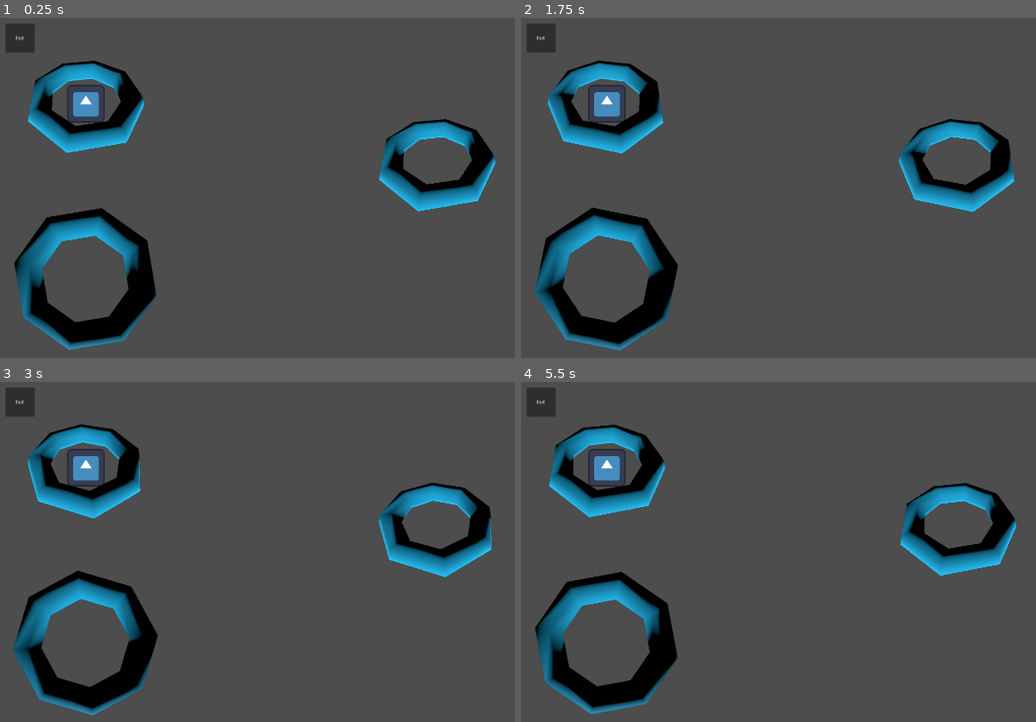
Above: before the commit, frames 1-4 (two rows, left to right).
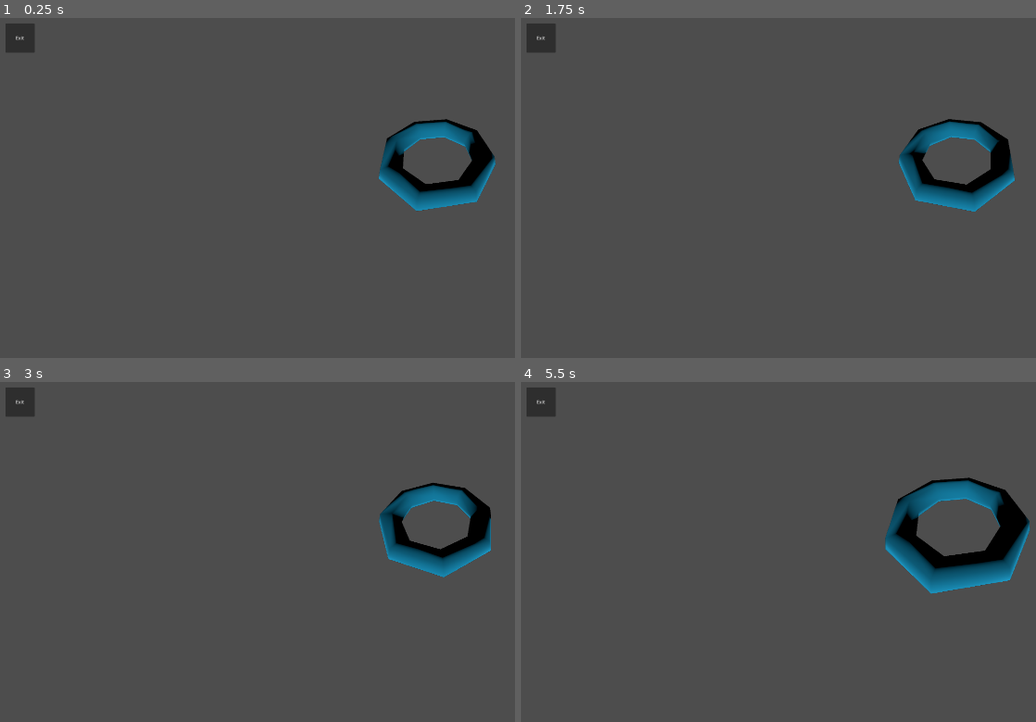
Above: after the commit, the same moments.

Repository: igna4hos/PuzzleGameGodot
Game: Godot game, scene res://scenes/main_level.tscn
Same seed, same stepped clock (60 frames per second), same inputs: the game is played once before the commit and once after it. This scene is started directly instead of the project's main scene. The engine's default icon, where the game draws it, is replaced by a stand-in: a white triangle on a blue panel in a dark square.
Inputs (mouse positions are in pixels of both pictures, inside the frame that each line leads up to):
- Up to frame 1 (0.25 s): no input
- Up to frame 2 (1.75 s): move the mouse to (outside the picture) at 0.52 s; click (outside the picture) at 0.67 s; drag from (742, 205) to (850, 256) at 1.27 s
- Up to frame 3 (3 s): move the mouse to (442, 477) at 2.02 s; click (442, 477) at 2.17 s; drag from (329, 620) to (144, 501) at 2.77 s
- Up to frame 4 (5.5 s): tap Enter at 3.5 s; move the mouse to (outside the picture) at 3.52 s; click (outside the picture) at 3.67 s; drag from (665, 501) to (778, 467) at 4.27 s; move the mouse to (927, 552) at 5.02 s; click (927, 552) at 5.17 s

The runs differ from the first frame. In frame 1, 11% of the frame differs, in the area x 2-97%, y 12-98%; in frame 2, 11%; in frame 3, 11%; in frame 4, 14%, in the area x 2-99%, y 12-98%.

Commit message:
#3: for one volumetric element - one scene

Diff:
--- a/scenes/DetailConnector.tscn
+++ b/scenes/DetailConnector.tscn
@@ -49,7 +49,7 @@
 }
 
 [sub_resource type="Animation" id="Animation_jlbs3"]
-resource_name = "scale_move"
+resource_name = " scale_move"
 length = 0.5
 tracks/0/type = "value"
 tracks/0/imported = false
@@ -71,43 +71,6 @@
 &"scale_move": SubResource("Animation_jlbs3")
 }
 
-[sub_resource type="Animation" id="Animation_884l8"]
-resource_name = "scale_move"
-length = 0.5
-tracks/0/type = "value"
-tracks/0/imported = false
-tracks/0/enabled = true
-tracks/0/path = NodePath("CSGTorus3D:scale")
-tracks/0/interp = 1
-tracks/0/loop_wrap = true
-tracks/0/keys = {
-"times": PackedFloat32Array(0, 0.5),
-"transitions": PackedFloat32Array(1, 1),
-"update": 0,
-"values": [Vector3(1, 1, 1), Vector3(1.2, 1.2, 1.2)]
-}
-
-[sub_resource type="Animation" id="Animation_830pk"]
-length = 0.001
-tracks/0/type = "value"
-tracks/0/imported = false
-tracks/0/enabled = true
-tracks/0/path = NodePath("CSGTorus3D:scale")
-tracks/0/interp = 1
-tracks/0/loop_wrap = true
-tracks/0/keys = {
-"times": PackedFloat32Array(0),
-"transitions": PackedFloat32Array(1),
-"update": 0,
-"values": [Vector3(1, 1, 1)]
-}
-
-[sub_resource type="AnimationLibrary" id="AnimationLibrary_y0lcg"]
-_data = {
-&"RESET": SubResource("Animation_830pk"),
-&"scale_move": SubResource("Animation_884l8")
-}
-
 [node name="DetailConnector" type="Node3D"]
 script = ExtResource("1_jlbs3")
 
@@ -120,8 +83,3 @@
 libraries = {
 &"": SubResource("AnimationLibrary_830pk")
 }
-
-[node name="ScaleMoveAnimation" type="AnimationPlayer" parent="."]
-libraries = {
-&"": SubResource("AnimationLibrary_y0lcg")
-}
--- a/scenes/main_level.tscn
+++ b/scenes/main_level.tscn
@@ -1,37 +1,11 @@
-[gd_scene load_steps=6 format=3 uid="uid://c4slayfoxyrq3"]
+[gd_scene load_steps=4 format=3 uid="uid://c4slayfoxyrq3"]
 
 [ext_resource type="Script" uid="uid://cx58mib1lyq6o" path="res://scripts/Gameplay/MainLevelController.gd" id="1_8ra5a"]
-[ext_resource type="Texture2D" uid="uid://dll4y08nyiuv" path="res://icon.svg" id="1_qmak7"]
 [ext_resource type="PackedScene" uid="uid://db1l5kacuv35m" path="res://scenes/DetailConnector.tscn" id="2_6we3w"]
-[ext_resource type="Script" uid="uid://nr1p1q3ewh" path="res://scripts/sub_viewport_container.gd" id="2_8ra5a"]
 [ext_resource type="Script" uid="uid://ddu2crcijv8ut" path="res://scripts/Gameplay/node_2d_move.gd" id="4_qmak7"]
 
 [node name="MainLevel" type="Node2D"]
 script = ExtResource("1_8ra5a")
-
-[node name="Sprite2D" type="Sprite2D" parent="."]
-position = Vector2(300, 300)
-texture = ExtResource("1_qmak7")
-script = ExtResource("2_8ra5a")
-
-[node name="SubViewportContainer" type="SubViewportContainer" parent="Sprite2D"]
-offset_left = -258.0
-offset_top = -226.0
-offset_right = 254.0
-offset_bottom = 286.0
-
-[node name="SubViewport" type="SubViewport" parent="Sprite2D/SubViewportContainer"]
-transparent_bg = true
-handle_input_locally = false
-render_target_update_mode = 4
-
-[node name="Node3D" parent="Sprite2D/SubViewportContainer/SubViewport" instance=ExtResource("2_6we3w")]
-
-[node name="Camera3D" type="Camera3D" parent="Sprite2D/SubViewportContainer/SubViewport"]
-transform = Transform3D(1, 0, 0, 0, 0.573576, 0.819152, 0, -0.819152, 0.573576, 0, 1, 1)
-
-[node name="DirectionalLight3D" type="DirectionalLight3D" parent="Sprite2D/SubViewportContainer/SubViewport"]
-transform = Transform3D(1, 0, 0, 0, 1, 0, 0, 0, 1, 0, 0, 2.5)
 
 [node name="Node2D" type="Node2D" parent="."]
 position = Vector2(1500, 500)
@@ -56,26 +30,6 @@
 [node name="DirectionalLight3D" type="DirectionalLight3D" parent="Node2D/SubViewportContainer/SubViewport"]
 transform = Transform3D(1, 0, 0, 0, 1, 0, 0, 0, 1, 0, 0, 2.5)
 
-[node name="Node2D2" type="Node2D" parent="."]
-position = Vector2(300, 900)
-script = ExtResource("4_qmak7")
-
-[node name="SubViewportContainer" type="SubViewportContainer" parent="Node2D2"]
-offset_left = -258.0
-offset_top = -256.0
-offset_right = 254.0
-offset_bottom = 256.0
-
-[node name="SubViewport" type="SubViewport" parent="Node2D2/SubViewportContainer"]
-transparent_bg = true
-handle_input_locally = false
-render_target_update_mode = 4
-
-[node name="Node3D" parent="Node2D2/SubViewportContainer/SubViewport" instance=ExtResource("2_6we3w")]
-
-[node name="Camera3D" type="Camera3D" parent="Node2D2/SubViewportContainer/SubViewport"]
-transform = Transform3D(1, 0, 0, 0, -4.37114e-08, 1, 0, -1, -4.37114e-08, 0, 1.1, 0)
-
 [node name="ExitToMenuButton" type="Button" parent="."]
 offset_left = 25.0
 offset_top = 25.0
--- a/scripts/Gameplay/node_2d_move.gd
+++ b/scripts/Gameplay/node_2d_move.gd
@@ -1,10 +1,16 @@
 extends Node2D
+
+@onready var connector_controller: Node3D = $SubViewportContainer/SubViewport/Node3D
+@onready var anim_player: AnimationPlayer = connector_controller.get_node("EasyRotationAnimation")
 
 var dragging := false
 var start_position: Vector2
+#var original_scale: Vector3
 
 func _ready():
 	start_position = global_position
+	#original_scale = connector_controller.scale
+	anim_player.play("easy_rotation")
 
 func _input(event):
 	# Нажатие
@@ -12,11 +18,13 @@
 		if event.pressed:
 			if _is_event_on_object(event.position):
 				dragging = true
+				_play_scale_move()
 		else:
 			# Отпускание
 			if dragging:
 				dragging = false
 				_check_center_or_reset()
+				_play_easy_rotation()
 
 	# Перетаскивание
 	if event is InputEventScreenDrag or event is InputEventMouseMotion:
@@ -36,3 +44,13 @@
 
 func _check_center_or_reset():
 	global_position = start_position
+	#connector_controller.scale = original_scale
+
+func _play_scale_move():
+	anim_player.stop()
+	anim_player.play("scale_move")
+	anim_player.advance(anim_player.current_animation_length) # Заморозка в конце
+
+func _play_easy_rotation():
+	anim_player.stop()
+	anim_player.play("easy_rotation")
Not shown: 1 places in scenes/DetailConnector.tscn that only renumber resources
